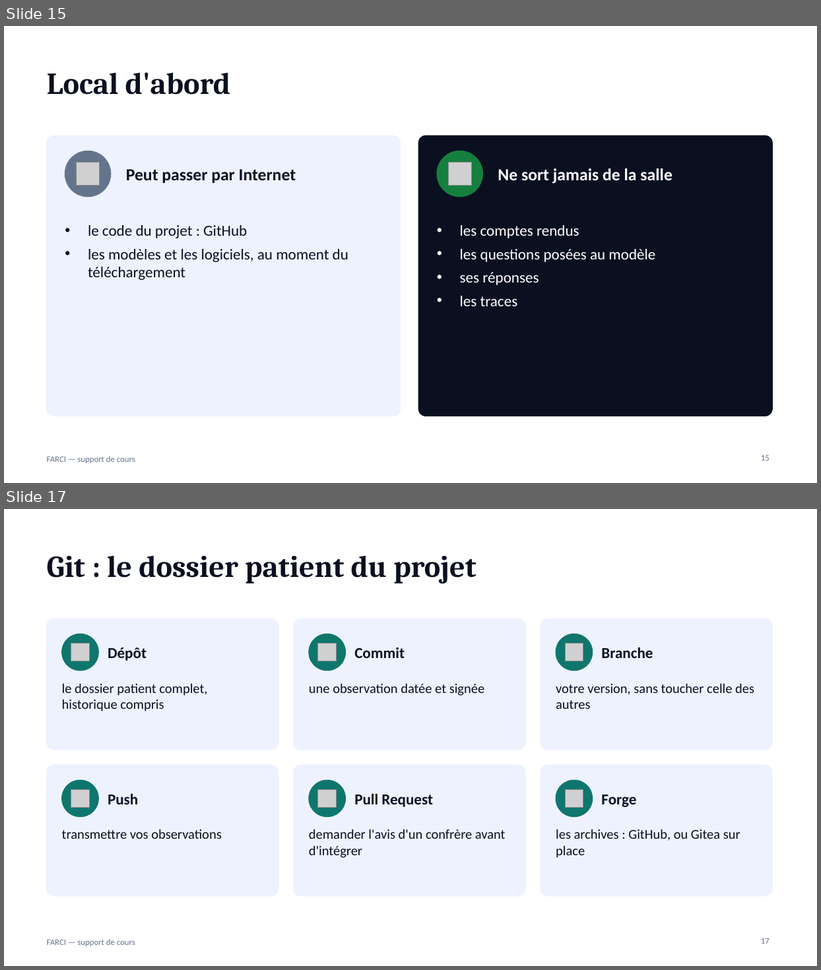
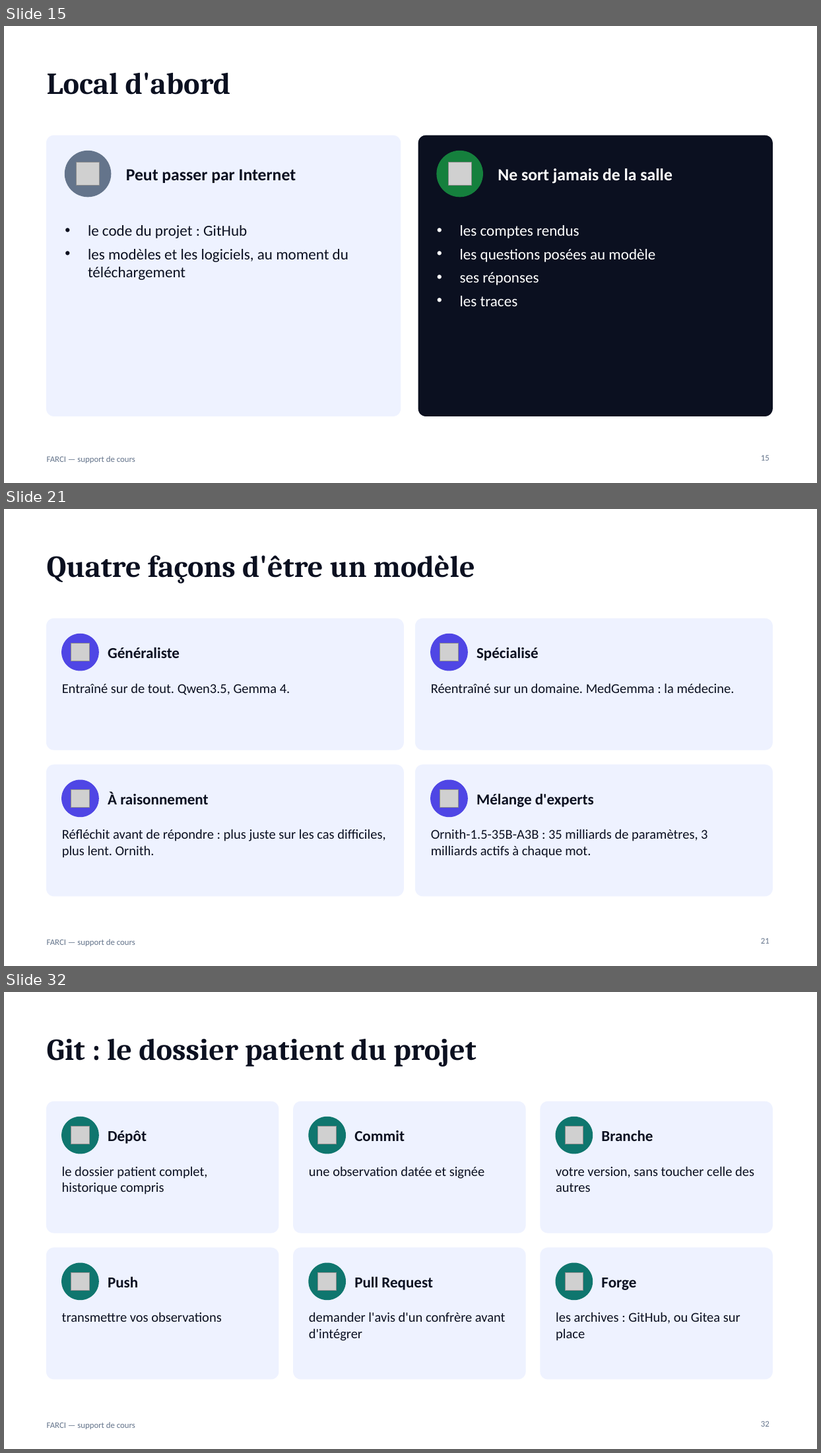
Before and after one commit to jdanion/FARCI, a slide deck: docs/support/FARCI-support-de-cours.pptx. Shown one above the other, each under a label of ours: slides 15 and 17 before the commit, slides 15, 21 and 32 after it; the slides between them are not shown. The pictures are 821x970 and 821x1453 pixels, drawn with LibreOffice and Linux fonts; fonts in the diff are those of the drawing; grey boxes stand for pictures. Boxes give left, top, right and bottom in pixels: in the first picture for what was removed or moved away, otherwise in the second. Text is boxed around its words. In the diff, an @@ line names an element or a change of style, - is before the commit and + after.

```diff
--- a/docs/support/FARCI-support-de-cours.pptx
+++ b/docs/support/FARCI-support-de-cours.pptx
@@ slide 21 added at (x1=4, y1=509, x2=817, y2=966), background #FFFFFF; not listed: 1 template element that a slide beside it also shows @@
@@ title added at (x1=47, y1=555, x2=475, y2=584), 36 pt, text #0B1020, bold @@
+Quatre façons d'être un modèle
@@ rounded rectangle added at (x1=47, y1=619, x2=403, y2=750), fill #EEF2FF, outline #EEF2FF 1 pt @@
@@ rounded rectangle added at (x1=416, y1=619, x2=773, y2=750), fill #EEF2FF, outline #EEF2FF 1 pt @@
@@ ellipse added at (x1=62, y1=634, x2=98, y2=671), fill #4F46E5, outline #4F46E5 1 pt @@
@@ picture added at (x1=71, y1=643, x2=89, y2=661) @@
@@ text added at (x1=108, y1=647, x2=180, y2=658), 18 pt, text #0B1020, bold @@
+Généraliste
@@ ellipse added at (x1=431, y1=634, x2=467, y2=671), fill #4F46E5, outline #4F46E5 1 pt @@
@@ picture added at (x1=440, y1=643, x2=459, y2=661) @@
@@ text added at (x1=477, y1=647, x2=539, y2=661), 18 pt, text #0B1020, bold @@
+Spécialisé
@@ text added at (x1=62, y1=683, x2=290, y2=695), 16 pt, text #0B1020 @@
+Entraîné sur de tout. Qwen3.5, Gemma 4.
@@ text added at (x1=431, y1=683, x2=735, y2=693), 16 pt, text #0B1020 @@
+Réentraîné sur un domaine. MedGemma : la médecine.
@@ rounded rectangle added at (x1=47, y1=765, x2=403, y2=896), fill #EEF2FF, outline #EEF2FF 1 pt @@
@@ rounded rectangle added at (x1=416, y1=765, x2=773, y2=896), fill #EEF2FF, outline #EEF2FF 1 pt @@
@@ ellipse added at (x1=62, y1=780, x2=98, y2=817), fill #4F46E5, outline #4F46E5 1 pt @@
@@ ellipse added at (x1=431, y1=780, x2=467, y2=817), fill #4F46E5, outline #4F46E5 1 pt @@
@@ picture added at (x1=71, y1=789, x2=89, y2=808) @@
@@ text added at (x1=108, y1=791, x2=208, y2=805), 18 pt, text #0B1020, bold @@
+À raisonnement
@@ picture added at (x1=440, y1=789, x2=459, y2=808) @@
@@ text added at (x1=477, y1=793, x2=594, y2=807), 18 pt, text #0B1020, bold @@
+Mélange d'experts
@@ text added at (x1=62, y1=829, x2=385, y2=858), 16 pt, text #0B1020 @@
+Réfléchit avant de répondre : plus juste sur les cas difficiles, plus lent. Ornith.
@@ text added at (x1=431, y1=829, x2=708, y2=858), 16 pt, text #0B1020 @@
+Ornith-1.5-35B-A3B : 35 milliards de paramètres, 3 milliards actifs à chaque mot.
@@ page number added at (x1=761, y1=938, x2=770, y2=944), 10 pt, text #64748B @@
+21
@@ what was slide 17 is now slide 32 @@
@@ page number at (x1=761, y1=1421, x2=770, y2=1427): text changed @@
-17
+32
```
Also in this commit, not shown: 3 slides changed, 21 other slides added, 4 other files.
